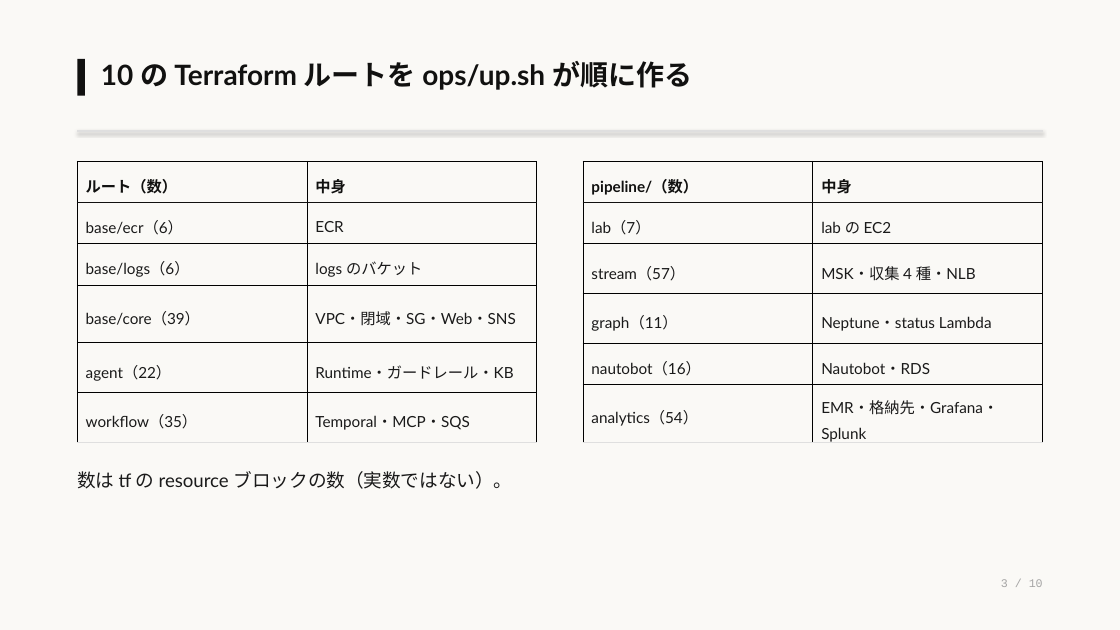
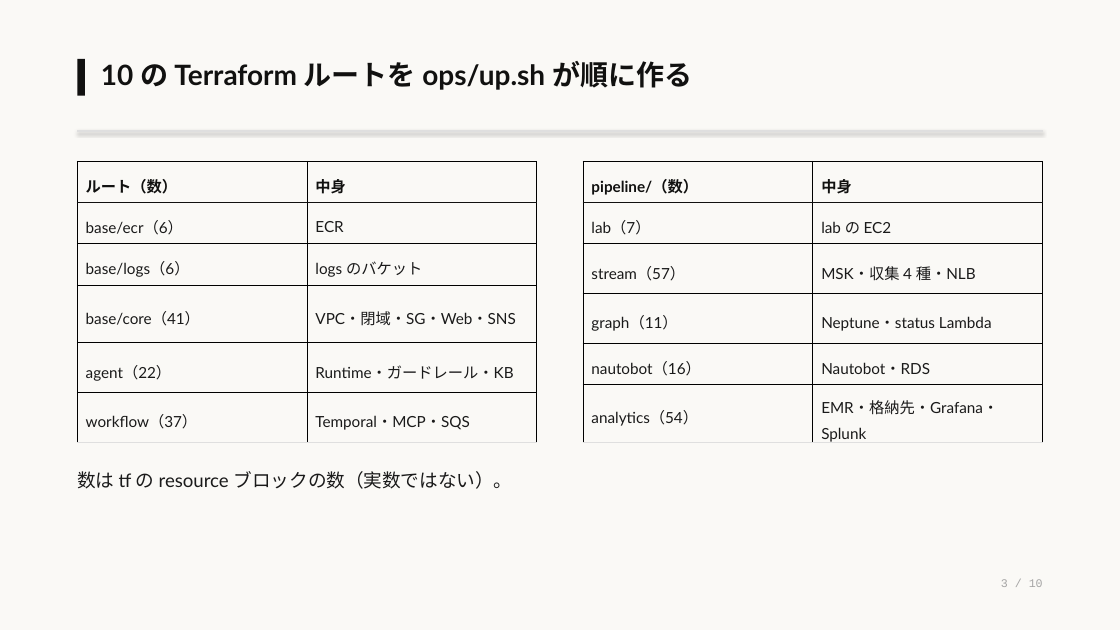
Before and after one commit to eddie-eights/nwc-poc, a slide deck: slide 3 of docs/architecture-managed.pptx. Drawn at 1120x630 pixels with LibreOffice and Linux fonts; fonts in the diff are those of the drawing. Boxes give left, top, right and bottom in pixels: in the first picture for what was removed or moved away, otherwise in the second. Text is boxed around its words. In the diff, an @@ line names an element or a change of style, - is before the commit and + after.

```diff
--- a/docs/architecture-managed.pptx
+++ b/docs/architecture-managed.pptx
@@ table at (x1=77, y1=161, x2=538, y2=434) @@
-row 4, column 1: base/core（39）
+row 4, column 1: base/core（41）
-row 6, column 1: workflow（35）
+row 6, column 1: workflow（37）
```
Also in this commit, not shown: 1 other slide changed, 33 other files.
